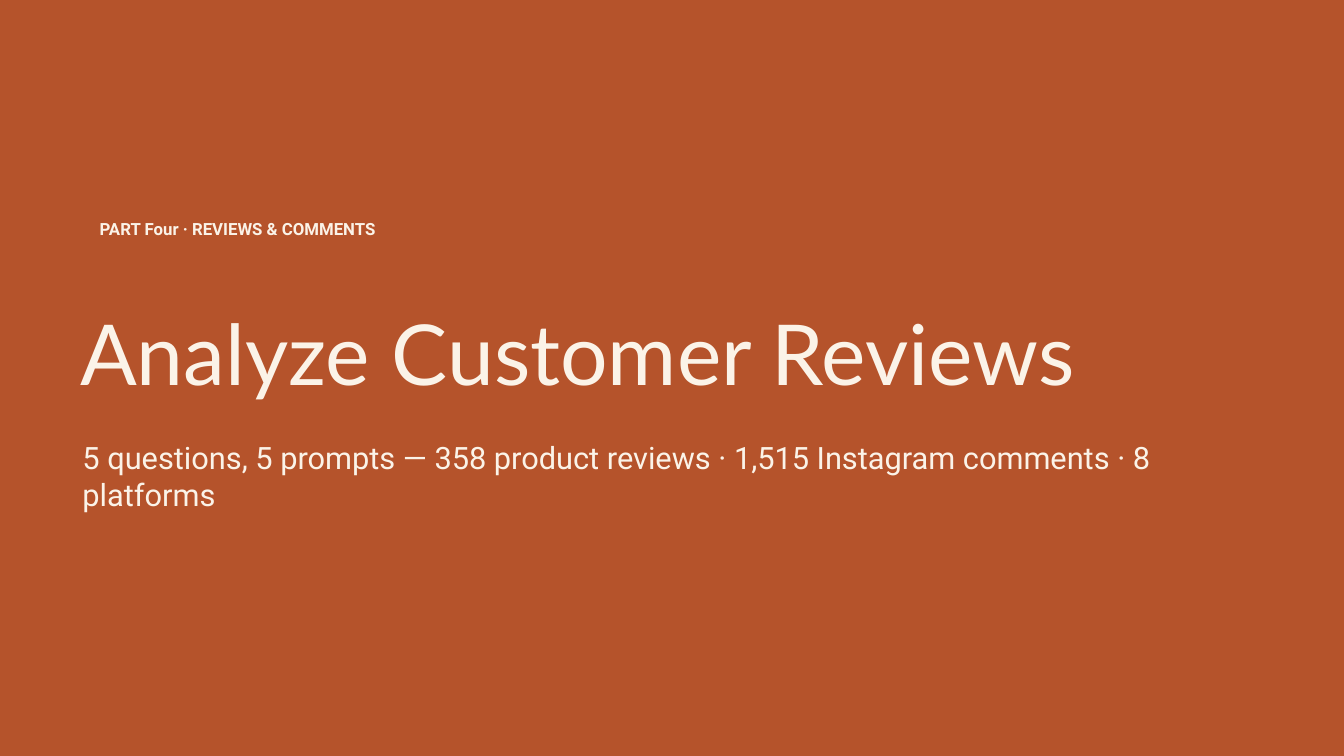
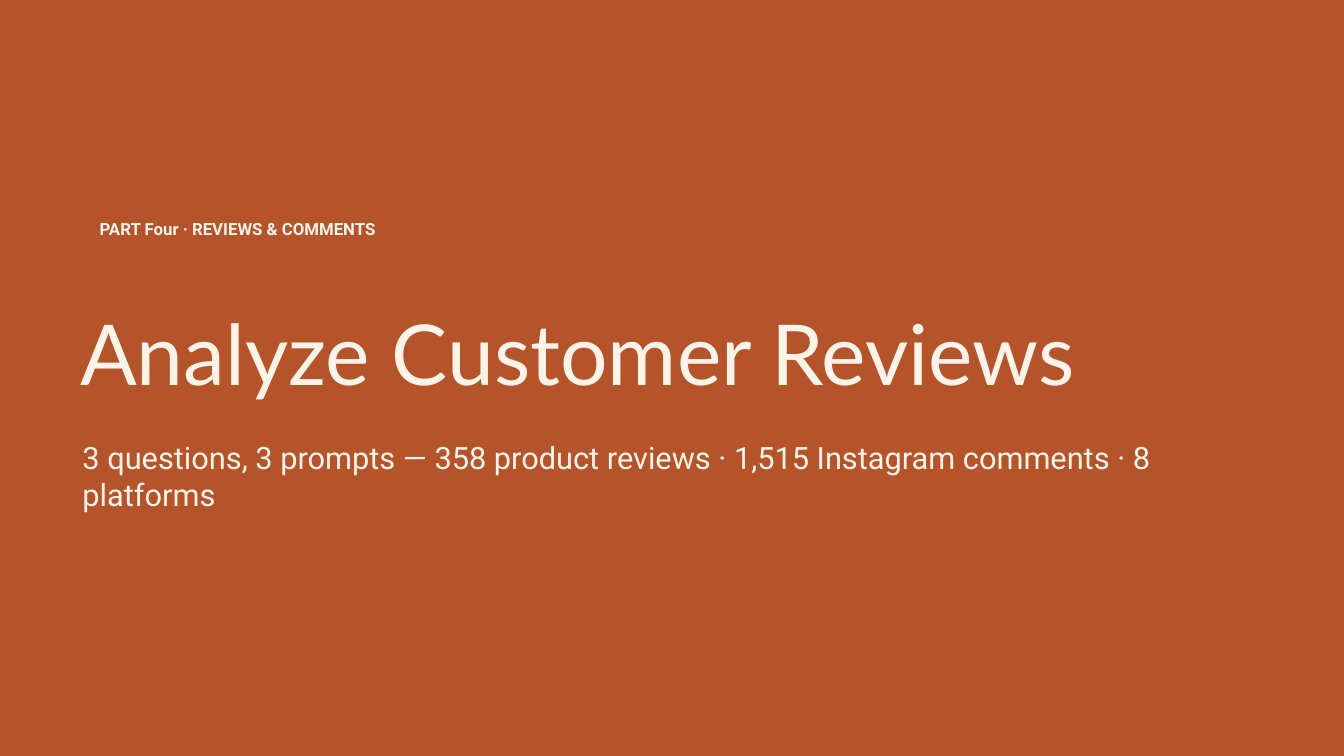
Before and after one commit to itsbharathp/LoopCycle, a slide deck: slide 30 of Prestentations/AI for Content Creation — The Basics.pptx (slide 28 before the commit). Drawn at 1344x756 pixels with LibreOffice and Linux fonts; fonts in the diff are those of the drawing. Boxes give left, top, right and bottom in pixels: in the first picture for what was removed or moved away, otherwise in the second. Text is boxed around its words. In the diff, an @@ line names an element or a change of style, - is before the commit and + after.

```diff
--- a/Prestentations/AI for Content Creation — The Basics.pptx
+++ b/Prestentations/AI for Content Creation — The Basics.pptx
@@ text at bbox=[82, 446, 1150, 513]: text changed @@
-5 questions, 5 prompts — 358 product reviews · 1,515 Instagram comments · 8 platforms
+3 questions, 3 prompts — 358 product reviews · 1,515 Instagram comments · 8 platforms
```
Also in this commit, not shown: 19 other slides changed, 4 slides added, 1 other file.
